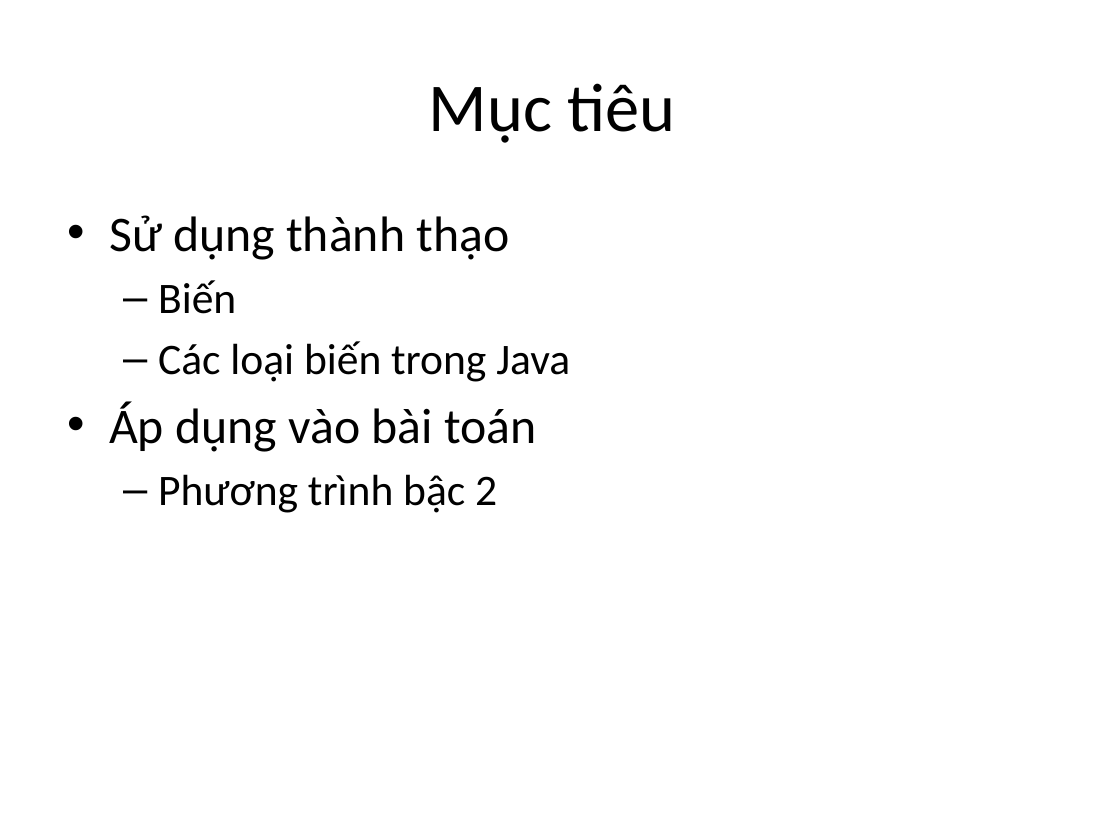
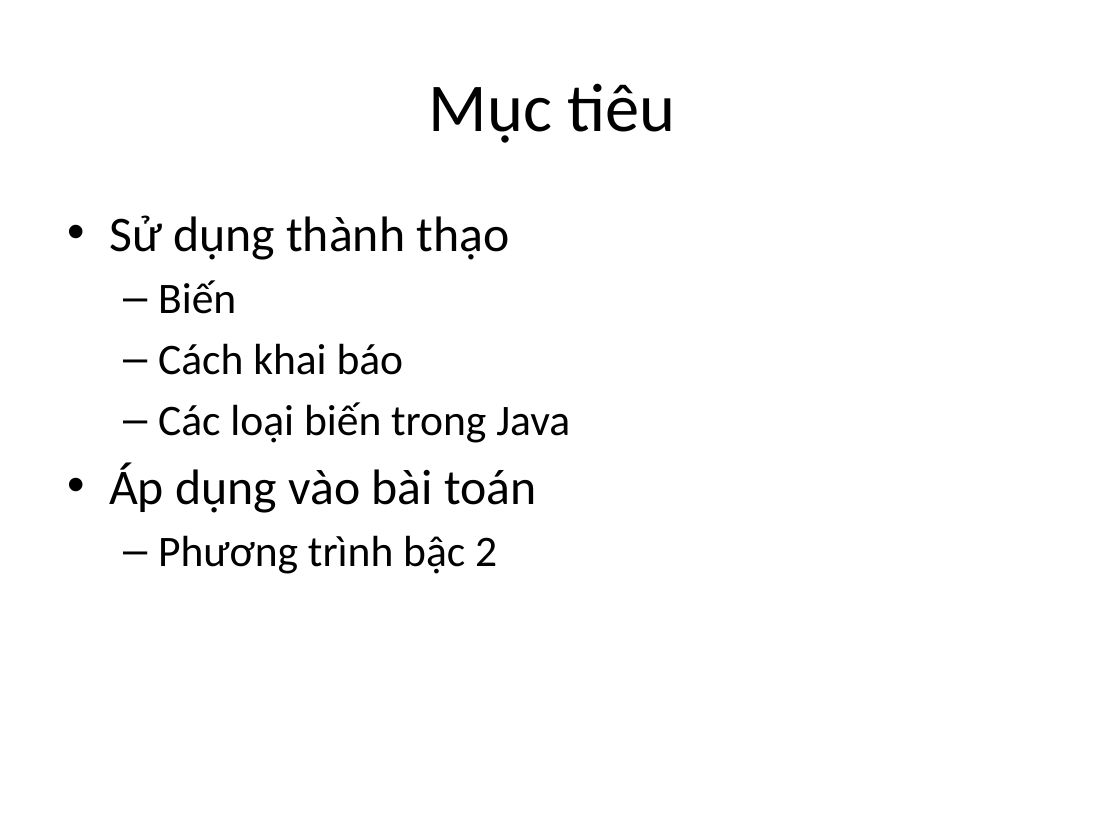
Before and after one commit to phithanh97cs/T3H, a slide deck: slide 2 of 3. Back-end/1. JavaCore/3.Biến trong Java.pptx. Drawn at 1120x840 pixels with LibreOffice and Linux fonts; fonts in the diff are those of the drawing. Boxes give left, top, right and bottom in pixels: in the first picture for what was removed or moved away, otherwise in the second. Text is boxed around its words. In the diff, an @@ line names an element or a change of style, - is before the commit and + after.

```diff
--- a/3. Back-end/1. JavaCore/3.Biến trong Java.pptx
+++ b/3. Back-end/1. JavaCore/3.Biến trong Java.pptx
@@ text at (158, 343, 404, 375): paragraph added @@
+  – Cách khai báo
```
Also in this commit, not shown: 1 other slide changed, 3 slides added, 2 other files.
